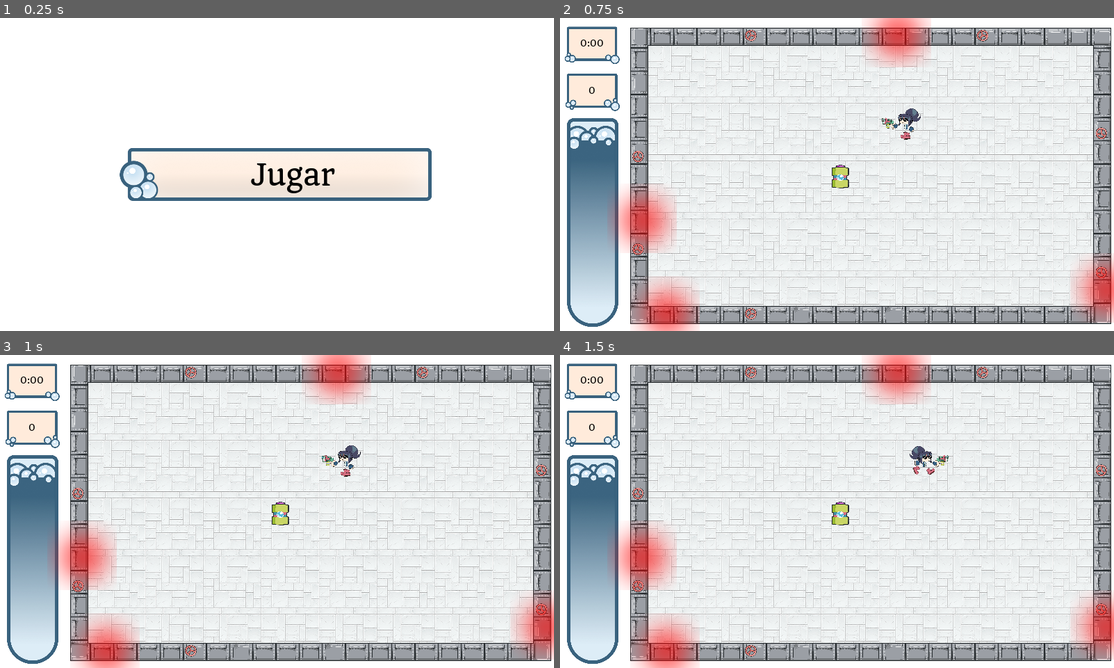
Above: before the commit, frames 1-4 (two rows, left to right).
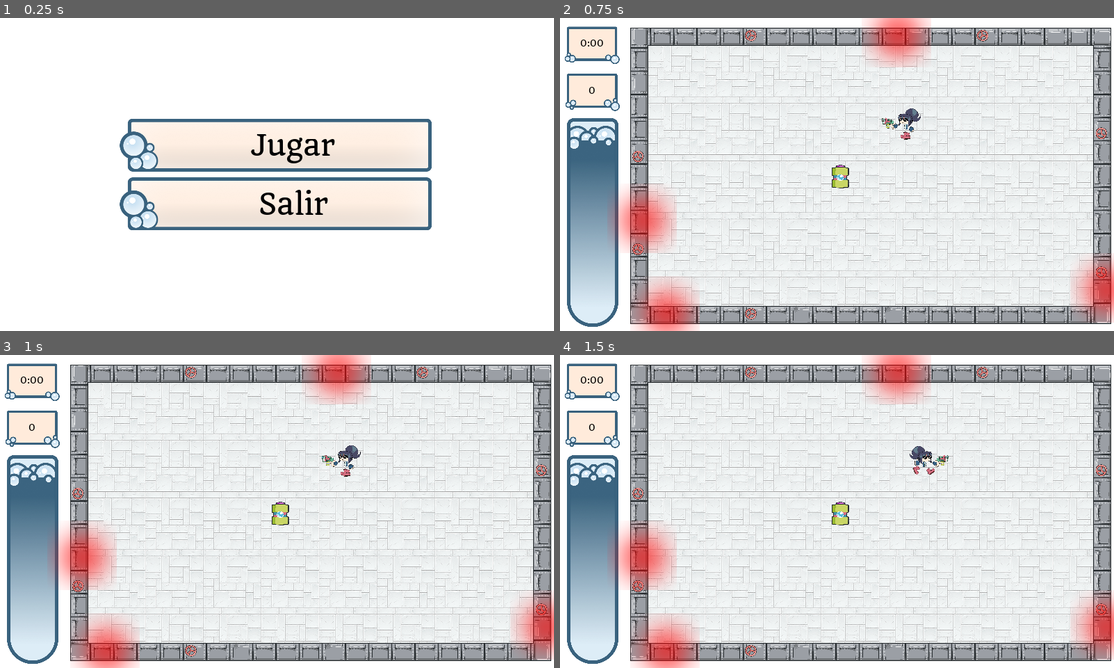
Above: after the commit, the same moments.

Repository: moisesjbc/global-jam-01-2025
Game: Godot game, scene res://menus/main_menu/main_menu.tscn
Same seed, same stepped clock (60 frames per second), same inputs: the game is played once before the commit and once after it.
Inputs (mouse positions are in pixels of both pictures, inside the frame that each line leads up to):
- Up to frame 1 (0.25 s): no input
- Up to frame 2 (0.75 s): click "Jugar" at 0.5 s
- Up to frame 3 (1 s): no input
- Up to frame 4 (1.5 s): move the mouse to (958, 495) at 1.27 s; hold Right (ui_right) from 1.28 s (still down)

The runs differ from the first frame. In frame 1, 13% of the frame differs, in the area x 21-78%, y 32-68%; in frame 2, nothing differs; in frame 3, nothing differs; in frame 4, nothing differs.

Commit message:
Add exit button to main menu

Diff:
--- a/godot-project/menus/main_menu/main_menu.gd
+++ b/godot-project/menus/main_menu/main_menu.gd
@@ -3,7 +3,12 @@
 
 func _ready():
 	get_node("/root/music").play_main_menu_music()
+	$center_container/vbox_container/exit_button.visible = (OS.get_name() != "HTML5")
 
 
 func _on_play_button_pressed():
 	get_tree().change_scene("res://gameplay/main/main.tscn")
+
+
+func _on_exit_button_pressed():
+	get_tree().quit()
--- a/godot-project/menus/main_menu/main_menu.tscn
+++ b/godot-project/menus/main_menu/main_menu.tscn
@@ -14,12 +14,20 @@
 
 [node name="vbox_container" type="VBoxContainer" parent="center_container"]
 margin_left = 421.0
-margin_top = 448.0
+margin_top = 347.0
 margin_right = 1498.0
-margin_bottom = 631.0
+margin_bottom = 733.0
+custom_constants/separation = 20
 
 [node name="play_button" parent="center_container/vbox_container" instance=ExtResource( 1 )]
 rect_scale = Vector2( 1, 1 )
 text = "Jugar"
 
+[node name="exit_button" parent="center_container/vbox_container" instance=ExtResource( 1 )]
+margin_top = 203.0
+margin_bottom = 386.0
+rect_scale = Vector2( 1, 1 )
+text = "Salir"
+
 [connection signal="pressed" from="center_container/vbox_container/play_button" to="." method="_on_play_button_pressed"]
+[connection signal="pressed" from="center_container/vbox_container/exit_button" to="." method="_on_exit_button_pressed"]
